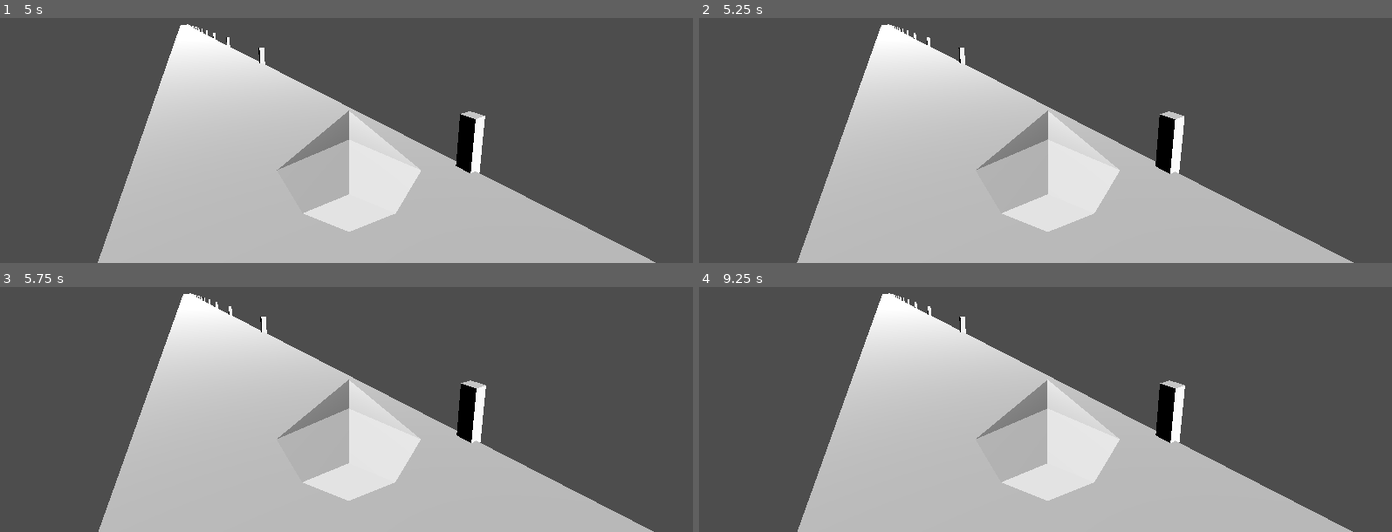
Above: before the commit, frames 1-4 (two rows, left to right).
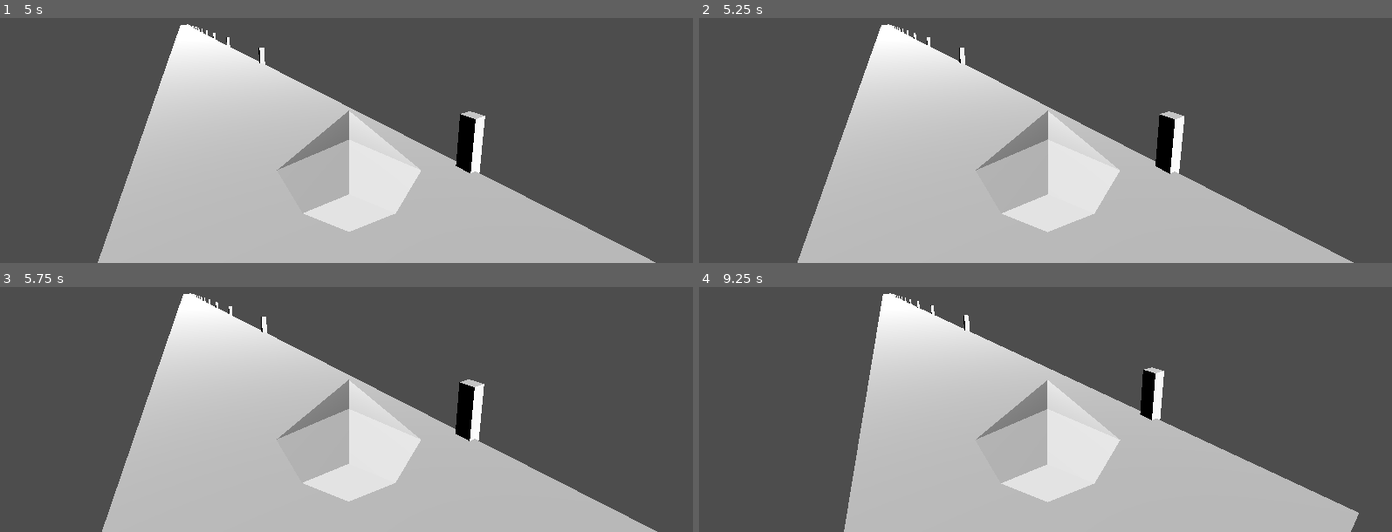
Above: after the commit, the same moments.

Repository: pjimenez1502/Grav_Racer
Game: Godot game, scene res://Component/Circuits/TestCircuit01/test_circuit_01.tscn
The game is run twice, just before and just after one commit, with the same random seed, the same clock (stepped at 60 frames per second) and the same inputs.
Inputs (mouse positions are in pixels of both pictures, inside the frame that each line leads up to):
- Up to frame 1 (5 s): tap Enter at 0.5 s; move the mouse to (498, 47) at 0.52 s; hold D (TURN_RIGHT) 0.53-1.25 s; hold Space (BURNER) 0.53-1.25 s; click (498, 47) at 0.67 s; drag from (207, 86) to (311, 145) at 1.27 s; move the mouse to (outside the picture) at 2.02 s; hold D (TURN_RIGHT) 2.03-2.75 s; tap Tab at 2.1 s; drag from (311, 145) to (outside the picture) at 2.77 s; move the mouse to (561, 125) at 3.52 s; hold A (TURN_LEFT) 3.53-4.25 s; tap Delete at 3.6 s; drag from (outside the picture) to (outside the picture) at 4.27 s
- Up to frame 2 (5.25 s): move the mouse to (1080, 67) at 5.02 s; hold S (BRAKE) from 5.03 s (still down); tap Enter at 5.1 s; click (1080, 67) at 5.17 s
- Up to frame 3 (5.75 s): keep holding S (BRAKE)
- Up to frame 4 (9.25 s): release S (BRAKE) at 5.75 s; drag from (outside the picture) to (906, 355) at 5.77 s; move the mouse to (1197, 316) at 6.52 s; hold Up 6.53-7.25 s; hold Shift 6.53-7.25 s; drag from (906, 355) to (1010, 414) at 7.27 s; move the mouse to (outside the picture) at 8.02 s; hold S (BRAKE) 8.03-8.75 s; tap Y at 8.1 s; drag from (1010, 414) to (outside the picture) at 8.77 s

Frame 1 is identical in both runs. In frame 2, less than 0.1% of the frame differs, in the area x 14-92%, y 7-100%; in frame 3, 0.8%; in frame 4, 7.8%, in the area x 14-96%, y 2-100%.

Commit message:
Brake and Chasis WIP

Diff:
--- /dev/null
+++ b/Component/Ships/Ship Components/ShipBrakes.gd
@@ -0,0 +1,18 @@
+extends Node
+class_name ShipBrakes
+
+var ship_rb : RigidBody3D
+
+@export var brake_power : float
+
+func braking(brake: float) -> void:
+	var forward_speed : float = -ship_rb.global_transform.basis.z.dot(ship_rb.linear_velocity)
+	var power : float
+	if forward_speed > 0:
+		power = brake_power * 0.6 * brake
+		ship_rb.apply_force(ship_rb.transform.basis.z * power)
+	else:
+		power = brake_power * 0.2 * brake
+		ship_rb.apply_force(ship_rb.transform.basis.z * power)
+
+	#print("#BRAKEPOWER: ", power)
--- /dev/null
+++ b/Component/Ships/Ship Components/ShipChasis.gd
@@ -0,0 +1,13 @@
+extends Node
+class_name ShipChasis
+
+var ship_rb : RigidBody3D
+
+@export var drag_power : float
+
+func chasis_drag() -> void:
+	var forward_speed : float = -ship_rb.global_transform.basis.z.dot(ship_rb.linear_velocity)
+	var forward_drag : float = (drag_power) * (forward_speed**2 / 2) / 100000
+	ship_rb.apply_force(ship_rb.transform.basis.z * -forward_drag)
+
+	#print("#CHASISDRAG: ", forward_drag)
--- a/Component/Ships/Ship Components/ShipEngine.gd
+++ b/Component/Ships/Ship Components/ShipEngine.gd
@@ -6,9 +6,10 @@
 @export var engine_power : int
 
 func thrust(throttle: float) -> void:
-	var power : float = engine_power * 10 * throttle
+	var power : float = engine_power * 1 * throttle
 	ship_rb.apply_force(-ship_rb.transform.basis.z * power)
-	#print("EnginePower: ", -ship_rb.transform.basis.z * power)
+
+	#print("#ENGINEPOWER: ", -ship_rb.transform.basis.z * power)
 
 func turning(turn_axis: float) -> void:
 	var turn_power : float = 1000 * turn_axis
--- a/Component/Ships/Ship Components/Telemetry.gd
+++ b/Component/Ships/Ship Components/Telemetry.gd
@@ -12,7 +12,10 @@
 	pass
 
 func telemetry_speedometer() -> float:
-	return -ship_rb.global_transform.basis.z.dot(ship_rb.linear_velocity)
+	return -ship_rb.global_transform.basis.z.dot(ship_rb.linear_velocity) * 3.6
 
 func telemetry_sideslip() -> float:
 	return ship_rb.global_transform.basis.x.dot(ship_rb.linear_velocity)
+
+func telemetry_fuel() -> float:
+	return 0
--- a/Component/Ships/Test_Ship/ShipComponents.gd
+++ b/Component/Ships/Test_Ship/ShipComponents.gd
@@ -7,9 +7,9 @@
 
 @onready var engine: ShipEngine = $ENGINE	# Power
 @onready var burner: Node = $BURNER			# Boost
-@onready var chasis: Node = $CHASIS			# Drag
+@onready var chasis: ShipChasis = $CHASIS			# Drag
 @onready var bodywork: Node = $BODYWORK		# Lateral Drifting
-@onready var brakes: Node = $BRAKES			# Braking
+@onready var brakes: ShipBrakes = $BRAKES			# Braking
 
 func _ready() -> void:
 	init_ship()
@@ -19,7 +19,13 @@
 
 func init_ship() -> void:
 	engine.ship_rb = ship_rb
+	chasis.ship_rb = ship_rb
+	brakes.ship_rb = ship_rb
 
 func ship_running() -> void:
 	engine.thrust(player_input.get_throttle())
 	engine.turning(player_input.get_turn_axis())
+
+	chasis.chasis_drag()
+
+	brakes.braking(player_input.get_brake())
--- a/Component/Ships/Test_Ship/test_ship.tscn
+++ b/Component/Ships/Test_Ship/test_ship.tscn
@@ -1,11 +1,13 @@
-[gd_scene load_steps=8 format=3 uid="uid://dq5ed3206xpmj"]
+[gd_scene load_steps=10 format=3 uid="uid://dq5ed3206xpmj"]
 
 [ext_resource type="PackedScene" uid="uid://byemw5s2njx7m" path="res://Component/Ships/Test_Ship/Test_01.glb" id="1_7k3u0"]
-[ext_resource type="Script" uid="uid://dnnvpdyic2784" path="res://Component/Ships/Test_Ship/player_input.gd" id="2_gk1ou"]
+[ext_resource type="Script" uid="uid://dnnvpdyic2784" path="res://Component/Ships/Test_Ship/PlayerInput.gd" id="2_gk1ou"]
 [ext_resource type="Script" uid="uid://bv3ekq3e36sq3" path="res://Component/Camera/ShipFollowCamera.gd" id="3_3giqs"]
 [ext_resource type="Script" uid="uid://bidfkho8hyrqq" path="res://Component/Ships/Test_Ship/ShipComponents.gd" id="3_eg5tq"]
 [ext_resource type="Script" uid="uid://c8w00f2f5b67f" path="res://Component/Ships/Ship Components/ShipEngine.gd" id="3_g83f7"]
+[ext_resource type="Script" uid="uid://d00wjyypl47uj" path="res://Component/Ships/Ship Components/ShipChasis.gd" id="5_4hrrv"]
 [ext_resource type="Script" uid="uid://dilxu6wgj8mny" path="res://Component/Ships/Ship Components/Telemetry.gd" id="5_q7lye"]
+[ext_resource type="Script" uid="uid://byp3sn1mtjl6y" path="res://Component/Ships/Ship Components/ShipBrakes.gd" id="6_6ec8x"]
 
 [sub_resource type="CapsuleShape3D" id="CapsuleShape3D_eg5tq"]
 radius = 4.74711
@@ -38,10 +40,14 @@
 [node name="BURNER" type="Node" parent="SHIP_COMPONENTS"]
 
 [node name="CHASIS" type="Node" parent="SHIP_COMPONENTS"]
+script = ExtResource("5_4hrrv")
+drag_power = 100.0
 
 [node name="BODYWORK" type="Node" parent="SHIP_COMPONENTS"]
 
 [node name="BRAKES" type="Node" parent="SHIP_COMPONENTS"]
+script = ExtResource("6_6ec8x")
+brake_power = 100.0
 
 [node name="TELEMETRY" type="Node" parent="." node_paths=PackedStringArray("ship_rb")]
 script = ExtResource("5_q7lye")
Not shown, added: Component/Ships/Ship Components/ShipBrakes.gd.uid
Not shown, added: Component/Ships/Ship Components/ShipChasis.gd.uid
Renamed: Component/Ships/Test_Ship/player_input.gd -> Component/Ships/Test_Ship/PlayerInput.gd
Renamed: Component/Ships/Test_Ship/player_input.gd.uid -> Component/Ships/Test_Ship/PlayerInput.gd.uid
